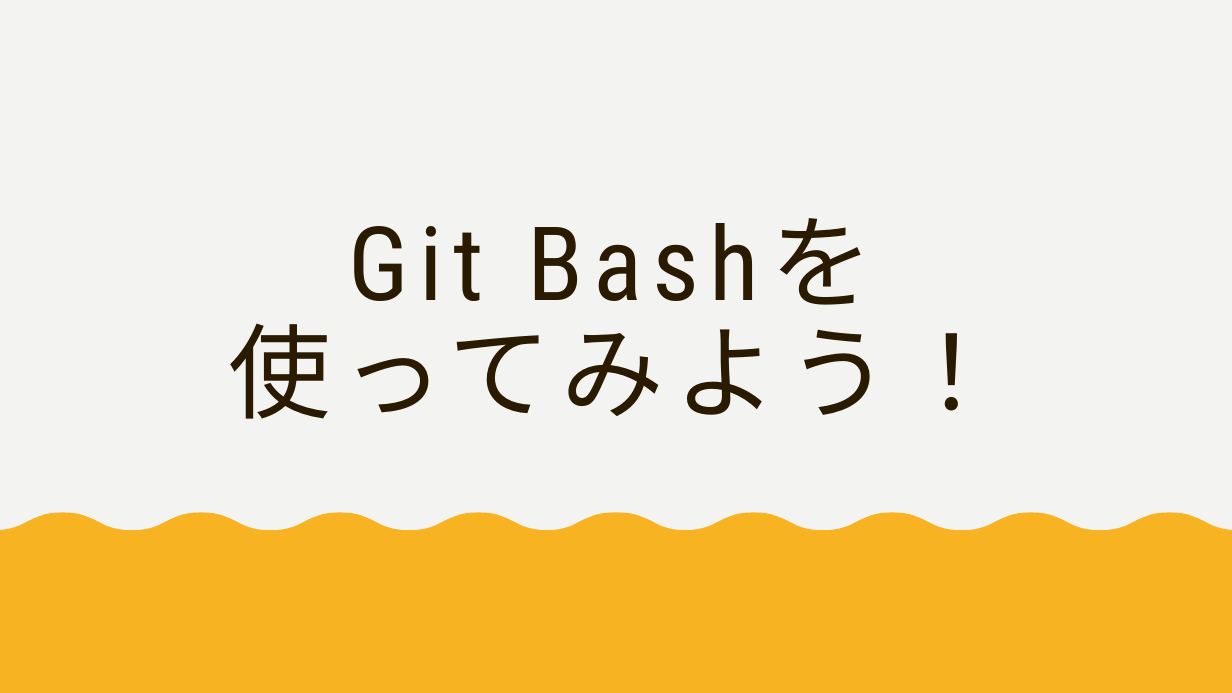
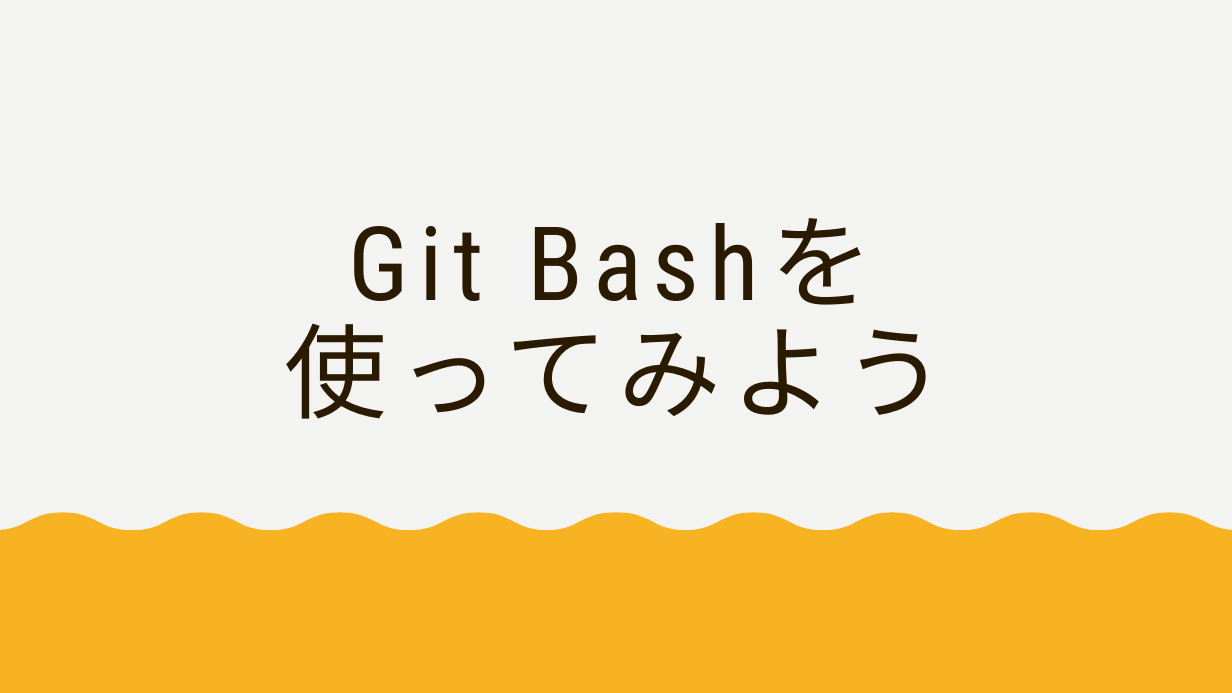
Before and after one commit to FIY24554/git_test, a slide deck: slide 1 of gitについて_松家.pptx (slide 14 before the commit). Drawn at 1232x693 pixels with LibreOffice and Linux fonts; fonts in the diff are those of the drawing. Boxes give left, top, right and bottom in pixels: in the first picture for what was removed or moved away, otherwise in the second. Text is boxed around its words. In the diff, an @@ line names an element or a change of style, - is before the commit and + after.

```diff
--- a/gitについて_松家.pptx
+++ b/gitについて_松家.pptx
@@ title at [285,226,946,419]: text changed @@
-Git Bashを
-使ってみよう！
+Git Bashを
+使ってみよう
```
Also in this commit, not shown: 3 other slides changed, 8 slides added, 13 slides removed.
